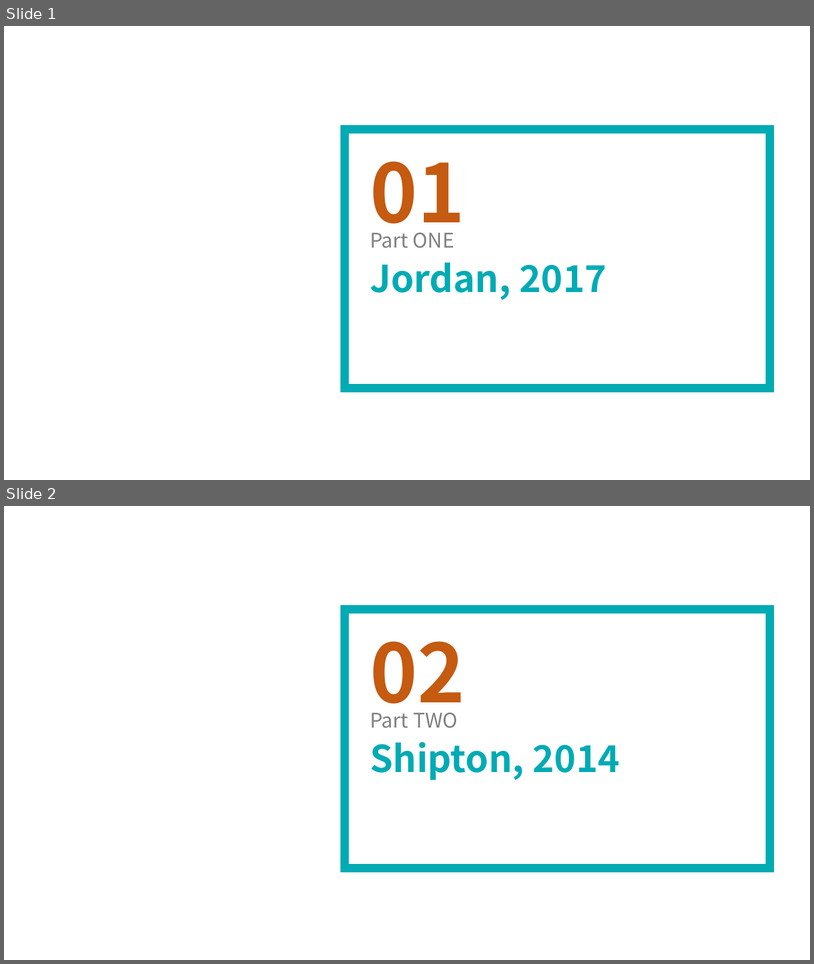
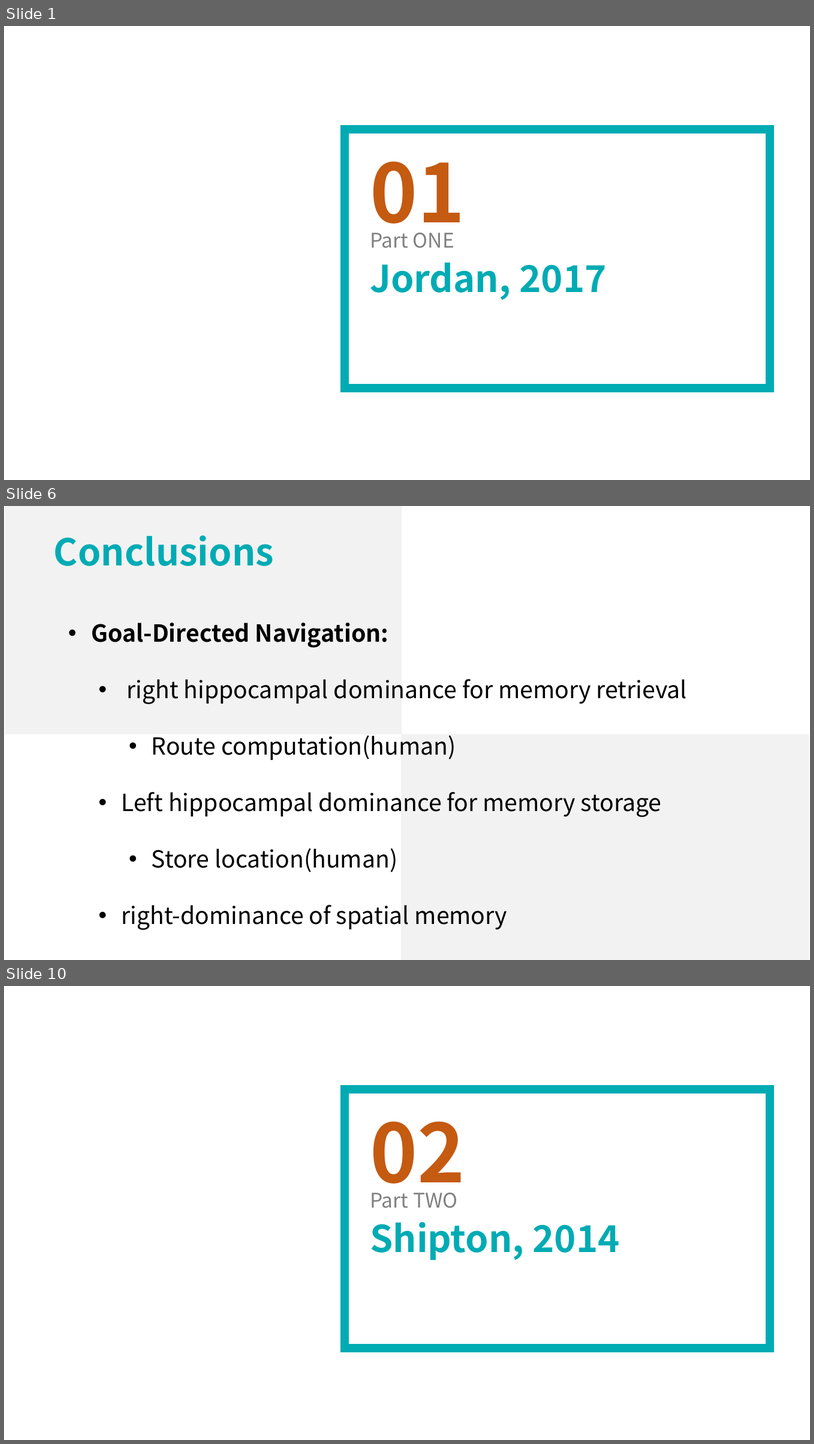
Before and after one commit to lsyoath/sheepy, a slide deck: Event/Lateralization.pptx. Shown one above the other, each under a label of ours: slides 1 and 2 before the commit, slides 1, 6 and 10 after it; the slides between them are not shown. The pictures are 814x964 and 814x1444 pixels, drawn with LibreOffice and Linux fonts; fonts in the diff are those of the drawing. Boxes give left, top, right and bottom in pixels: in the first picture for what was removed or moved away, otherwise in the second. Text is boxed around its words. In the diff, an @@ line names an element or a change of style, - is before the commit and + after.

```diff
--- a/Event/Lateralization.pptx
+++ b/Event/Lateralization.pptx
@@ slide 6 added at (4,506,810,960), background #FFFFFF @@
@@ rectangle added at (5,506,402,734), fill #F2F2F2 @@
@@ text added at (54,535,274,566), 44 pt, text #00ABB4, bold @@
+Conclusions
@@ text added at (91,622,687,930), 28 pt, text #000000 @@
+• Goal-Directed Navigation:
+  • right hippocampal dominance for memory retrieval
+    • Route computation(human)
+  • Left hippocampal dominance for memory storage
+    • Store location(human)
+  • right-dominance of spatial memory
@@ rectangle added at (401,734,810,960), fill #F2F2F2 @@
@@ what was slide 2 is now slide 10 @@
```
Also in this commit, not shown: 3 slides changed, 8 other slides added, 1 slide removed.
